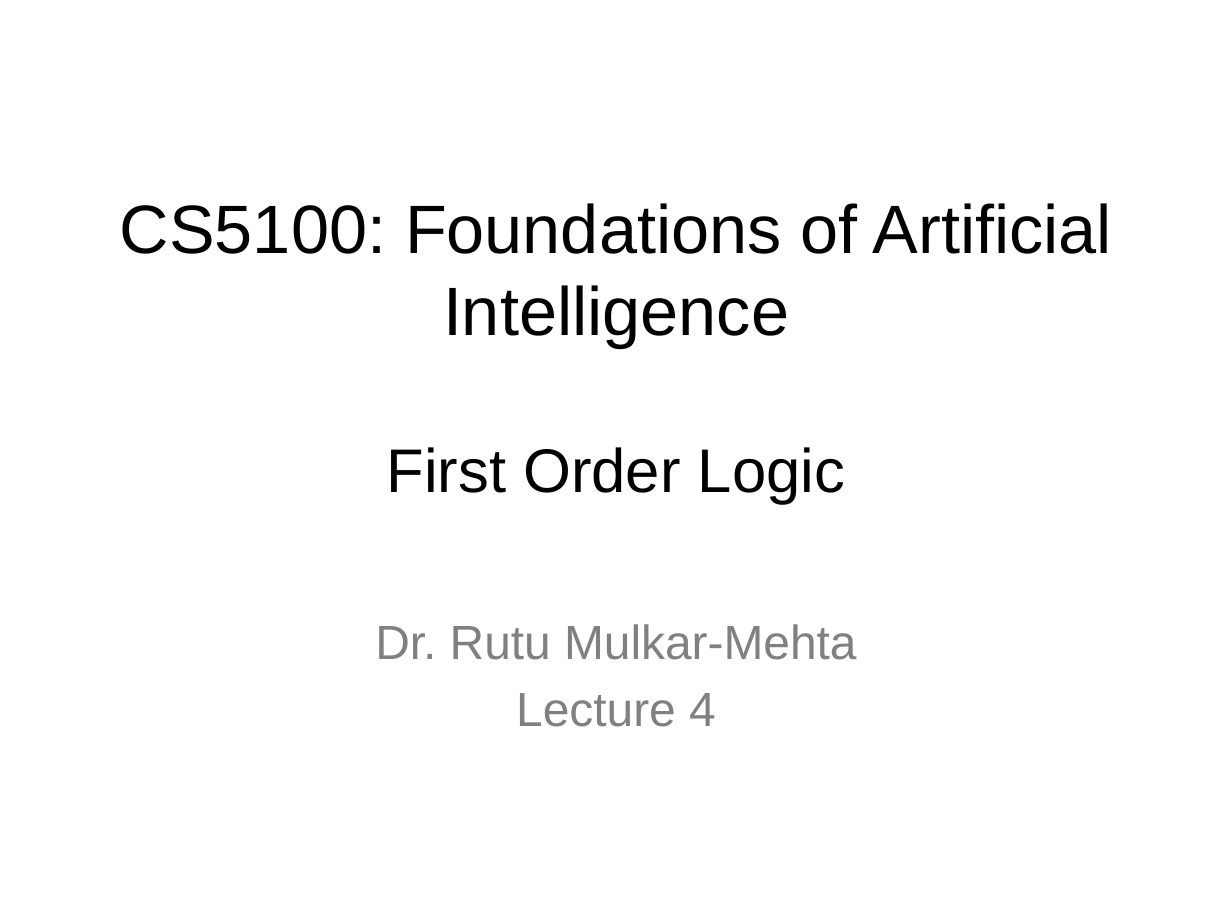
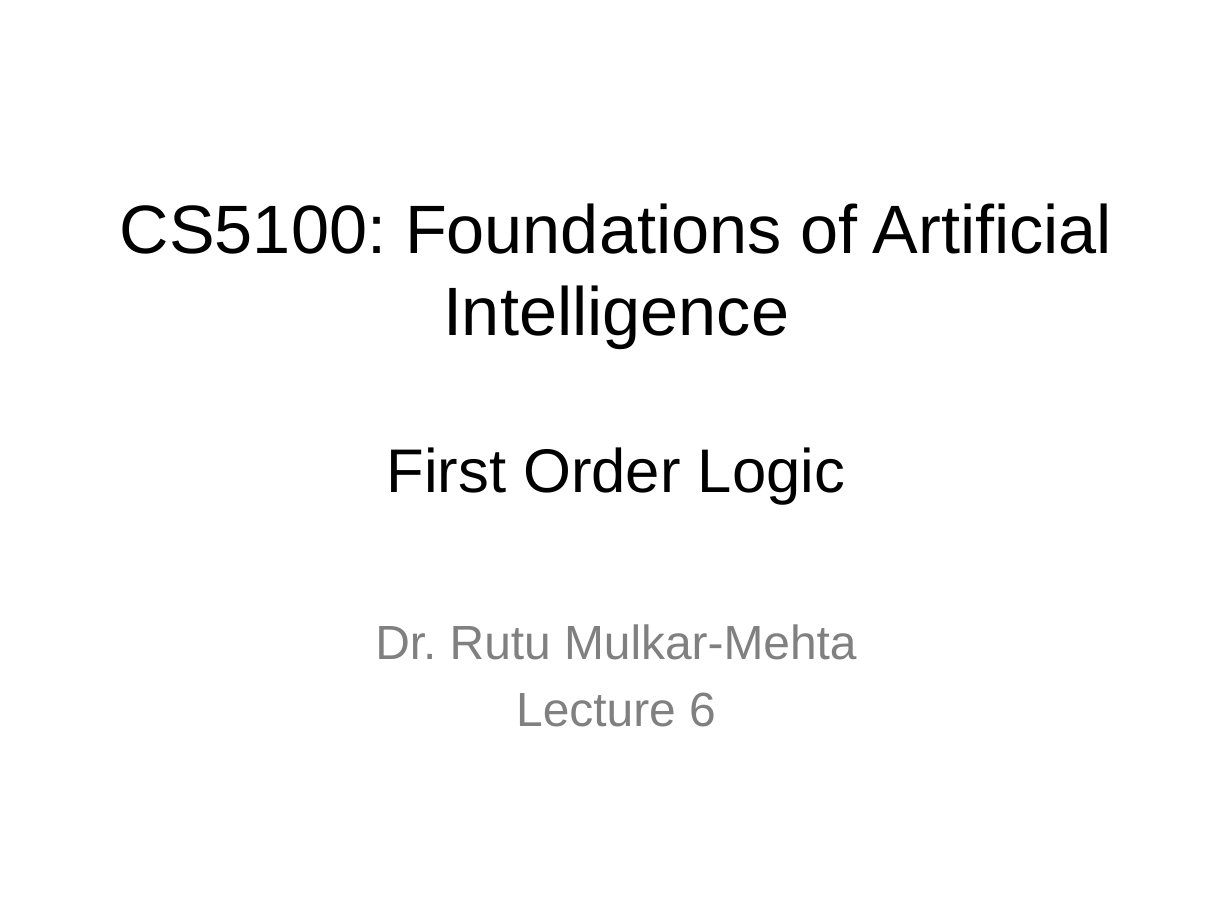
Before and after one commit to rutum/cs5100, a slide deck: slide 1 of slides/6-Oct_13_2016.pptx. Drawn at 1232x924 pixels with LibreOffice and Linux fonts; fonts in the diff are those of the drawing. Boxes give left, top, right and bottom in pixels: in the first picture for what was removed or moved away, otherwise in the second. Text is boxed around its words. In the diff, an @@ line names an element or a change of style, - is before the commit and + after.

```diff
--- a/slides/6-Oct_13_2016.pptx
+++ b/slides/6-Oct_13_2016.pptx
@@ subtitle at (x1=516, y1=692, x2=716, y2=727): text changed @@
-Lecture 4
+Lecture 6
```
Also in this commit, not shown: 3 other files.
